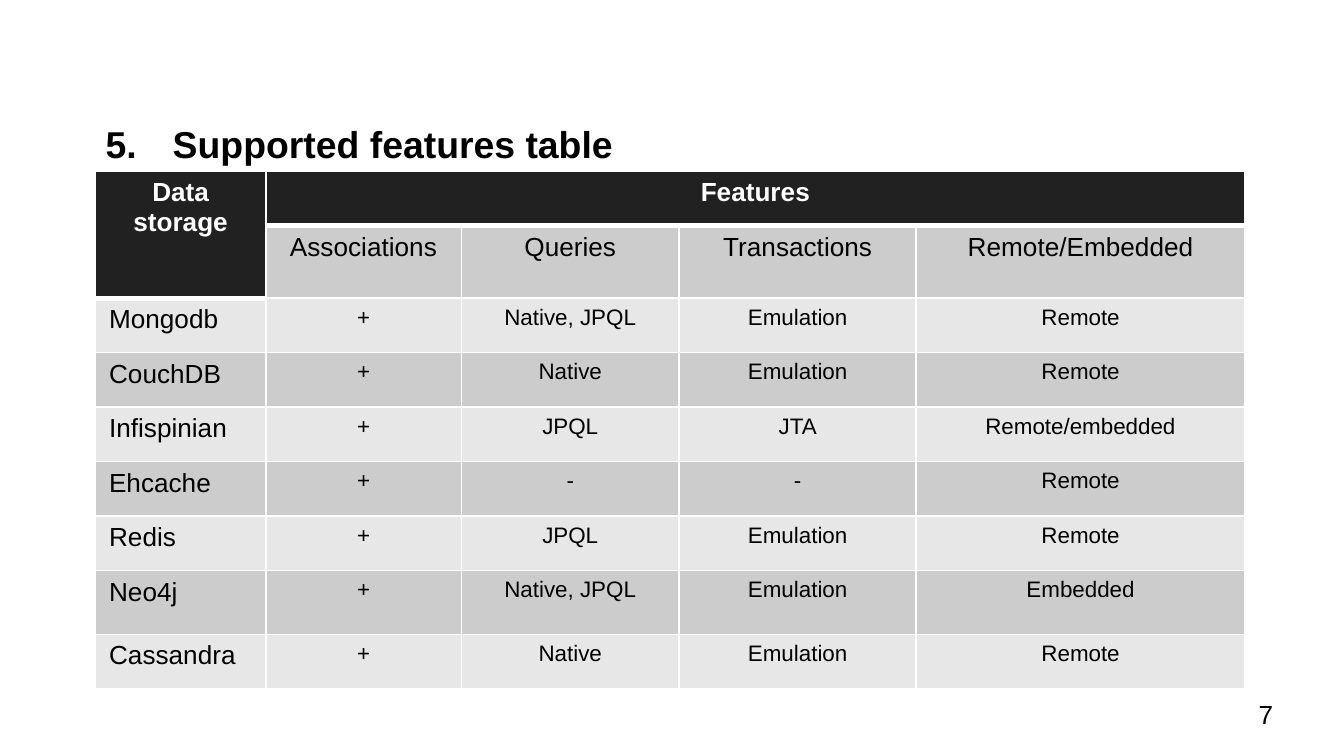
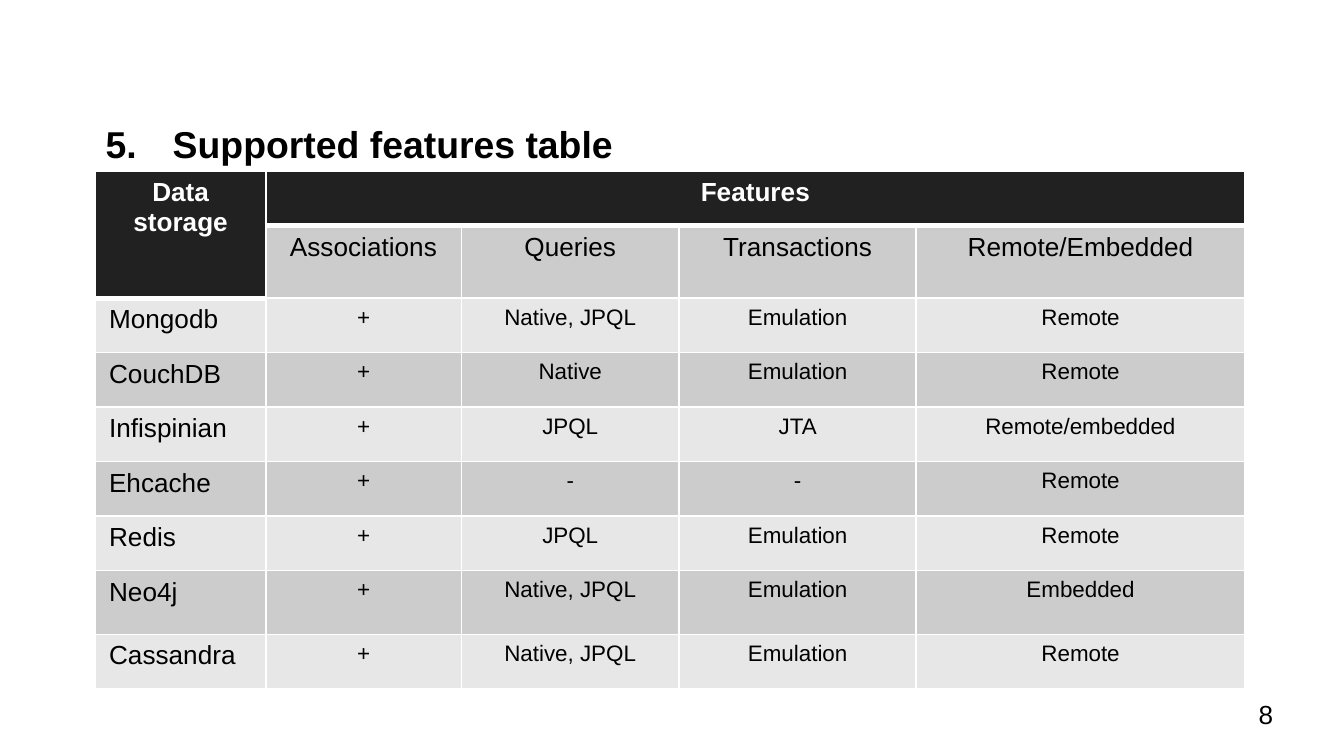
Before and after one commit to schernolyas/jpoint2017, a slide deck: slide 8 of presentation/jpoint2017.pptx (slide 7 before the commit). Drawn at 1344x756 pixels with LibreOffice and Linux fonts; fonts in the diff are those of the drawing. Boxes give left, top, right and bottom in pixels: in the first picture for what was removed or moved away, otherwise in the second. Text is boxed around its words. In the diff, an @@ line names an element or a change of style, - is before the commit and + after.

```diff
--- a/presentation/jpoint2017.pptx
+++ b/presentation/jpoint2017.pptx
@@ table at bbox=[95, 172, 1246, 675] @@
-row 9, column 3: Native
+row 9, column 3: Native, JPQL
@@ page number at bbox=[1259, 705, 1274, 725]: text changed @@
-7
+8
```
Also in this commit, not shown: 1 other slide changed, 4 slides added.
